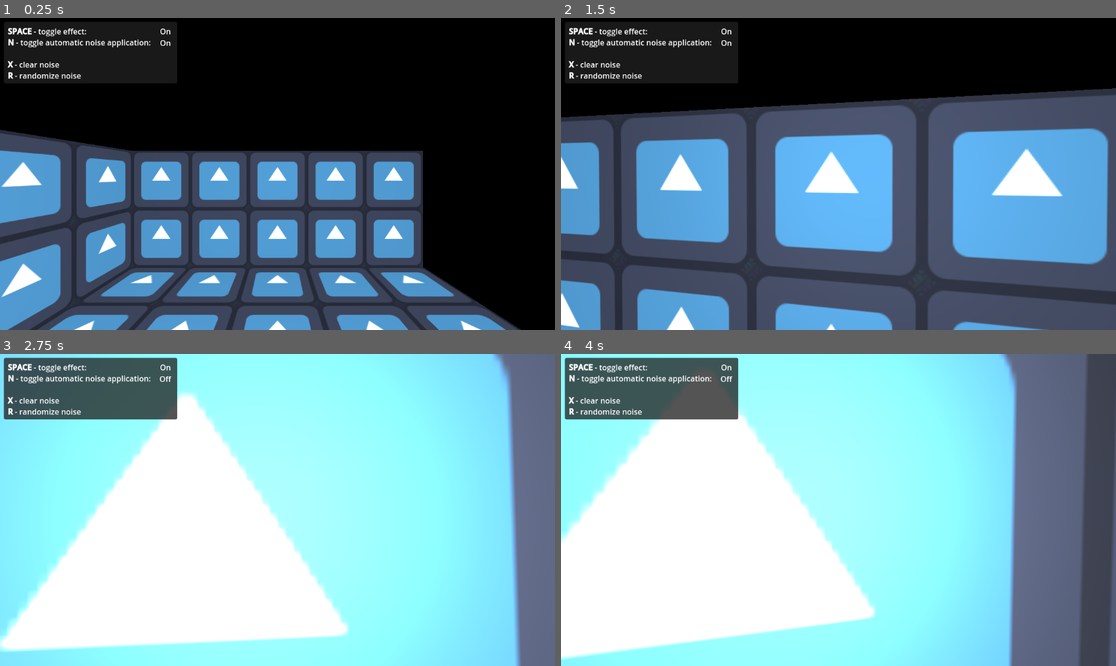
Above: before the commit, frames 1-4 (two rows, left to right).
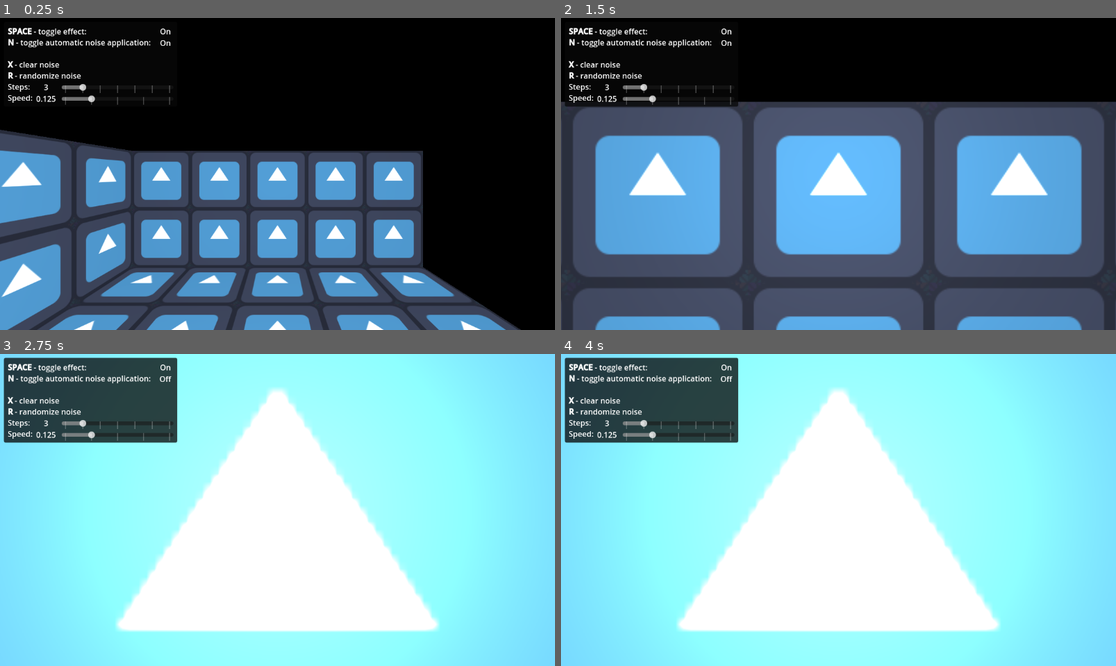
Above: after the commit, the same moments.

Repository: brantagames/noise-shader
Game: Godot game, scene res://main.tscn
The game is run twice, just before and just after one commit, with the same random seed, the same clock (stepped at 60 frames per second) and the same inputs. The engine's default icon, where the game draws it, is replaced by a stand-in: a white triangle on a blue panel in a dark square.
Inputs (mouse positions are in pixels of both pictures, inside the frame that each line leads up to):
- Up to frame 1 (0.25 s): no input
- Up to frame 2 (1.5 s): tap Enter at 0.5 s; move the mouse to (866, 174) at 0.52 s; hold X (func_clear_noise) 0.53-1.28 s; hold W (move_up) from 0.53 s (still down); move the mouse to (810, 174) at 1.27 s; tap R (func_randomize_noise) at 1.35 s
- Up to frame 3 (2.75 s): keep holding W (move_up); move the mouse to (288, 503) at 2.02 s; hold N (toggle_auto_noise) from 2.03 s (still down)
- Up to frame 4 (4 s): keep holding W (move_up); tap Space (toggle_effect) at 2.75, 2.85 s; move the mouse to (832, 516) at 2.77 s; release N (toggle_auto_noise) at 2.78 s; tap Enter at 3.5 s; move the mouse to (877, 513) at 3.52 s; hold X (func_clear_noise) from 3.53 s (still down)

The runs differ from the first frame. In frame 1, 0.4% of the frame differs, in the area x 1-31%, y 21-28%; in frame 2, 29%; in frame 3, 37%; in frame 4, 63%, in the area x 0-100%, y 0-100%.

Commit message:
add more debug ui

Diff:
--- a/player.gd
+++ b/player.gd
@@ -15,15 +15,21 @@
 
 func _ready() -> void:
 	noise_shader = _noise_camera.compositor.compositor_effects[0]
-	DisplayServer.mouse_set_mode(DisplayServer.MOUSE_MODE_CAPTURED)
 
 
-func _input(event: InputEvent) -> void:
+func _unhandled_input(event: InputEvent) -> void:
 	if event is InputEventMouseMotion:
 		_input_mouse_motion(event)
+	elif event is InputEventMouseButton and event.is_pressed():
+		DisplayServer.mouse_set_mode(DisplayServer.MOUSE_MODE_CAPTURED)
+	elif event.is_action_pressed("ui_cancel"):
+		DisplayServer.mouse_set_mode(DisplayServer.MOUSE_MODE_VISIBLE)
 
 
 func _input_mouse_motion(event: InputEventMouseMotion) -> void:
+	if DisplayServer.mouse_get_mode() != DisplayServer.MOUSE_MODE_CAPTURED:
+		return
+
 	_camera_transform.rotation_degrees.y += -event.relative.x * sensitivity
 	_camera_transform.rotation_degrees.x += -event.relative.y * sensitivity
 	_camera_transform.rotation_degrees.x = clampf(
--- a/ui.gd
+++ b/ui.gd
@@ -26,3 +26,13 @@
 func _toggle_auto_noise() -> void:
 	player.noise_shader.automatically_apply_noise = not player.noise_shader.automatically_apply_noise
 	_auto_noise_status.text = "On" if player.noise_shader.automatically_apply_noise else "Off"
+
+
+func _on_step_slider_value_changed(value: float) -> void:
+	player.noise_shader.steps = int(value)
+	%StepLabel.text = str(int(value))
+
+
+func _on_speed_slider_value_changed(value: float) -> void:
+	player.noise_shader.speed = value
+	%SpeedLabel.text = "%.3f" % value
--- a/ui.tscn
+++ b/ui.tscn
@@ -3,7 +3,7 @@
 [ext_resource type="Script" path="res://ui.gd" id="1_be8yx"]
 
 [sub_resource type="StyleBoxFlat" id="StyleBoxFlat_7ux3j"]
-bg_color = Color(0.129412, 0.129412, 0.129412, 0.772549)
+bg_color = Color(0.0338533, 0.0338533, 0.0338533, 0.772549)
 corner_radius_top_left = 4
 corner_radius_top_right = 4
 corner_radius_bottom_right = 4
@@ -16,6 +16,7 @@
 anchor_bottom = 1.0
 grow_horizontal = 2
 grow_vertical = 2
+mouse_filter = 1
 script = ExtResource("1_be8yx")
 
 [node name="Panel" type="Panel" parent="."]
@@ -23,21 +24,23 @@
 offset_left = 8.0
 offset_top = 8.0
 offset_right = 368.0
-offset_bottom = 136.0
+offset_bottom = 184.0
 theme_override_styles/panel = SubResource("StyleBoxFlat_7ux3j")
 
 [node name="RichTextLabel" type="RichTextLabel" parent="Panel"]
 layout_mode = 0
 offset_left = 8.0
 offset_top = 8.0
-offset_right = 376.0
-offset_bottom = 120.0
+offset_right = 352.0
+offset_bottom = 168.0
 bbcode_enabled = true
 text = "[b]SPACE[/b] - toggle effect:
 [b]N[/b] - toggle automatic noise application:
 
 [b]X[/b] - clear noise
-[b]R[/b] - randomize noise"
+[b]R[/b] - randomize noise
+Steps:
+Speed:"
 scroll_active = false
 
 [node name="EffectStatus" type="Label" parent="Panel"]
@@ -59,3 +62,55 @@
 offset_bottom = 56.0
 text = "On"
 horizontal_alignment = 1
+
+[node name="StepLabel" type="Label" parent="Panel"]
+unique_name_in_owner = true
+layout_mode = 0
+offset_left = 64.0
+offset_top = 120.0
+offset_right = 112.0
+offset_bottom = 152.0
+text = "3"
+horizontal_alignment = 1
+vertical_alignment = 1
+
+[node name="StepSlider" type="HSlider" parent="Panel"]
+unique_name_in_owner = true
+layout_mode = 0
+offset_left = 120.0
+offset_top = 128.0
+offset_right = 352.0
+offset_bottom = 144.0
+min_value = 2.0
+max_value = 8.0
+value = 3.0
+allow_greater = true
+tick_count = 7
+ticks_on_borders = true
+
+[node name="SpeedLabel" type="Label" parent="Panel"]
+unique_name_in_owner = true
+layout_mode = 0
+offset_left = 67.0
+offset_top = 144.0
+offset_right = 115.0
+offset_bottom = 176.0
+text = "0.125"
+vertical_alignment = 1
+
+[node name="SpeedSlider" type="HSlider" parent="Panel"]
+unique_name_in_owner = true
+layout_mode = 0
+offset_left = 120.0
+offset_top = 152.0
+offset_right = 352.0
+offset_bottom = 168.0
+max_value = 0.5
+step = 0.005
+value = 0.125
+allow_greater = true
+tick_count = 5
+ticks_on_borders = true
+
+[connection signal="value_changed" from="Panel/StepSlider" to="." method="_on_step_slider_value_changed"]
+[connection signal="value_changed" from="Panel/SpeedSlider" to="." method="_on_speed_slider_value_changed"]
